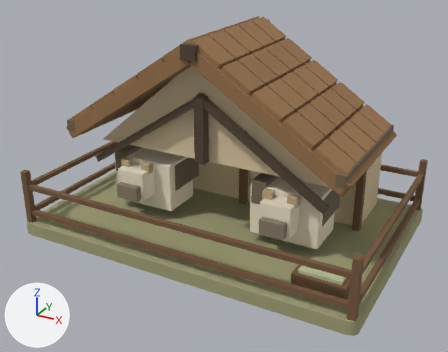
One commit to the glTF model public/assets/town/models/cowshed-0.glb: the scene before it, then after it.
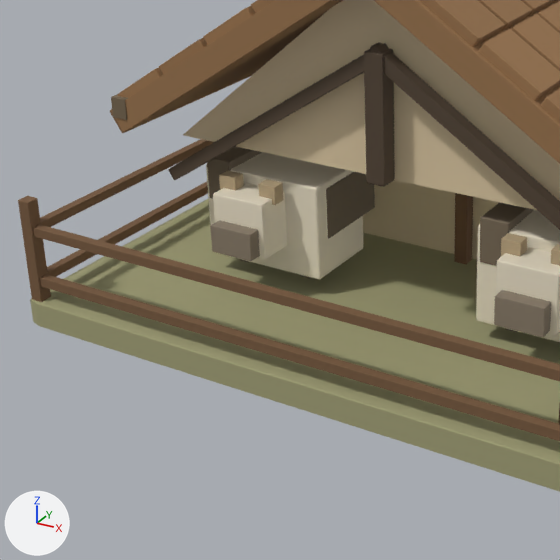
There are two pictures of each version: one whole from a 50 mm lens placed at (2.27, -4.21, 2.57), pointed at (0.04, -0.15, 0.54), one close up on the part from 3% to 65% of the width and 20% to 100% of the height. The lights are fixed; the arrows at lower left show +X, +Y and +Z. The first two pictures are the older version. Where no turn or scale is listed for an object, it has been applied to the vertices. Vertices at exactly the same position are counted once.
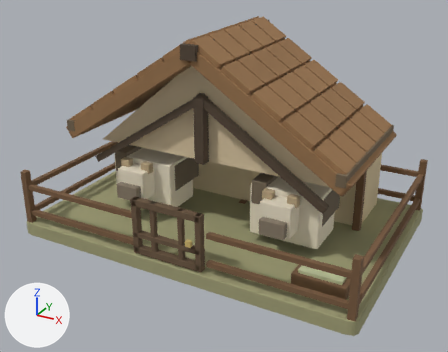
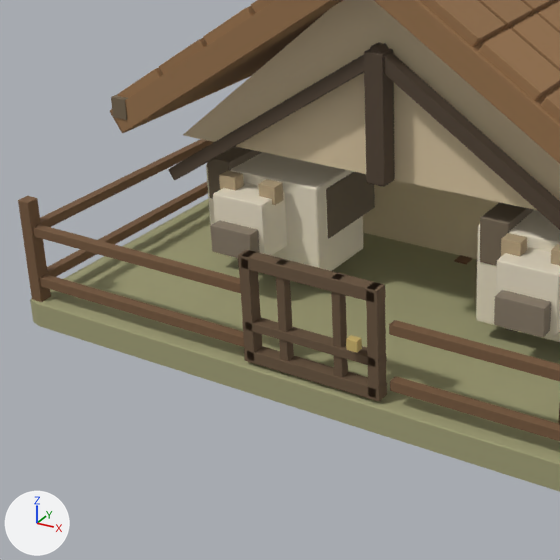
Pixel boxes [x1, y1, x2, y2] of what changed, in the close-ups (560 x 560 px):
'Mesh_24', added (brown)
    after: [238, 250, 387, 401]
'Mesh_25', added
    after: [346, 335, 362, 353]
part 1 of me_mesh_1, cut back
    both: [237, 278, 438, 391]
part 2 of me_mesh_1, cut back
    before: [454, 193, 473, 264]
    after: [454, 255, 472, 264]

Patch to the scene script:
```diff
--- a/public/assets/town/models/cowshed-0.glb.py
+++ b/public/assets/town/models/cowshed-0.glb.py
@@ mat_material_17 @@
+mat_material_17 = principled_material('Material_17')
+mat_material_17.base_color = (0.604, 0.451, 0.15)  # yellow #ccb36c
+mat_material_17.roughness = 0.88
@@ mat_material_16 @@
+mat_material_16 = principled_material('Material_16')
+mat_material_16.base_color = (0.141, 0.0887, 0.0482)  # brown #69543e
+mat_material_16.roughness = 0.88
@@ me_mesh_1 @@
 # used by ob_mesh_1; location = (0.0, 0.0, 0.0)
-me_mesh_1.from_pydata(...)  # 896 vertices, 1728 faces; spans x -1.43..1.43, y -0.93..0.93, z 0.01..0.77
+me_mesh_1.from_pydata(...)  # 1064 vertices, 2052 faces; spans x -1.43..1.43, y -0.93..0.93, z 0.01..0.77
+# me_mesh_1 part 1: 14 vertices moved from x -1.38..1.38, y -0.92..-0.88, z 0.18..0.45 to x -1.39..1.39, y -0.92..-0.88, z 0.18..0.45; 66 vertices removed from x -1.38..1.38, y -0.92..-0.88, z 0.18..0.45; 178 vertices added at x -1.39..1.39, y -0.92..-0.88, z 0.18..0.45
+# me_mesh_1 part 2: 12 vertices moved from x -0.03..0.03, y 0.25..0.31, z 0.08..0.75 to x -0.03..0.03, y 0.25..0.31, z 0.07..0.77; 24 vertices removed from x -0.03..0.03, y 0.25..0.31, z 0.08..0.76; 80 vertices added at x -0.03..0.03, y 0.25..0.31, z 0.07..0.77
 me_mesh_1.materials.append(mat_material_1)
@@ me_mesh_25 @@
+me_mesh_25.from_pydata(...)  # 56 vertices, 108 faces; spans x 0.4875..0.5325, y -0.063..-0.031, z -0.0225..0.0225
+me_mesh_25.materials.append(mat_material_17)  # yellow #ccb36c
@@ me_mesh_24 @@
+me_mesh_24.from_pydata(...)  # 392 vertices, 756 faces; spans x 0.0..0.6, y -0.027..0.027, z -0.225..0.225
+me_mesh_24.materials.append(mat_material_16)  # brown #69543e
@@ ob_mesh_25 @@
+ob_mesh_25 = bpy.data.objects.new('Mesh_25', me_mesh_25)
+ob_mesh_25.location = (-0.32, -0.9, 0.35)
@@ ob_mesh_24 @@
+ob_mesh_24 = bpy.data.objects.new('Mesh_24', me_mesh_24)
+ob_mesh_24.location = (-0.32, -0.9, 0.35)
```
